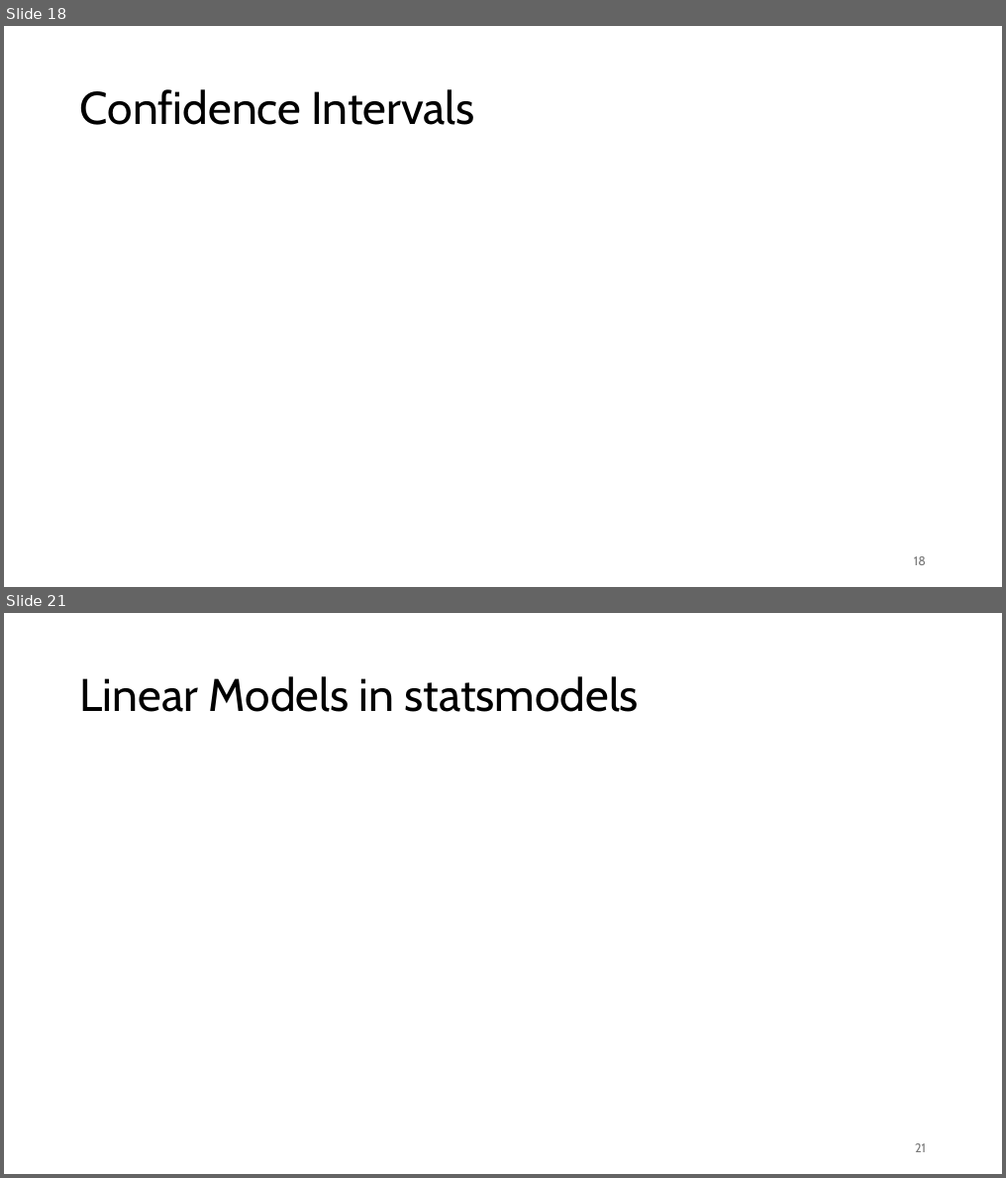
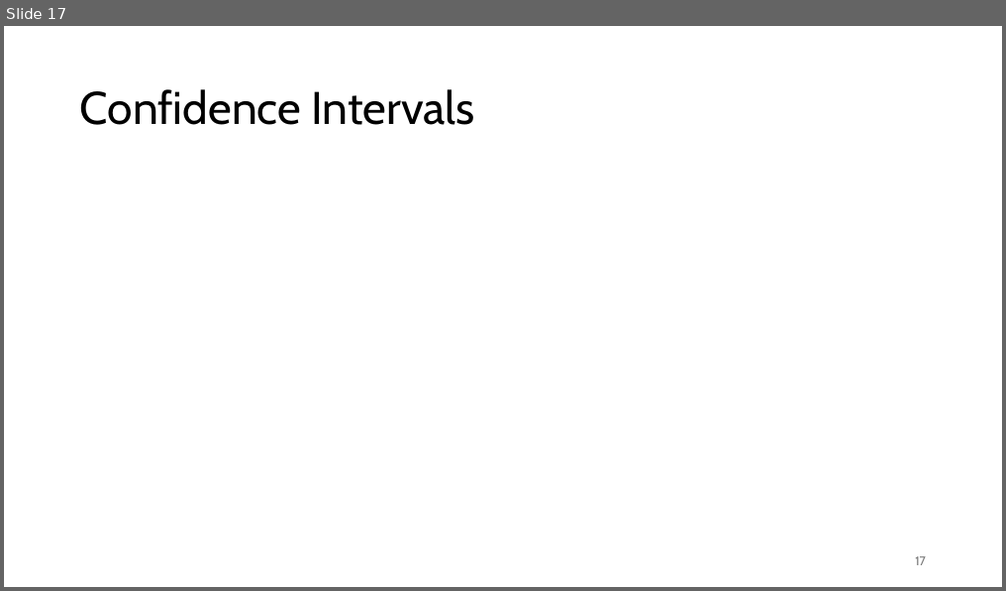
Before and after one commit to FelixWick/data_science, a slide deck: slides/4_statistical_inference.pptx. Shown one above the other, each under a label of ours: slides 18 and 21 before the commit, slide 17 after it; the slides between them are not shown. The pictures are 1006x1178 and 1006x591 pixels, drawn with LibreOffice and Linux fonts; fonts in the diff are those of the drawing. Boxes give left, top, right and bottom in pixels: in the first picture for what was removed or moved away, otherwise in the second. Text is boxed around its words. In the diff, an @@ line names an element or a change of style, - is before the commit and + after.

```diff
--- a/slides/4_statistical_inference.pptx
+++ b/slides/4_statistical_inference.pptx
@@ slide 21 removed at (4, 613, 1002, 1174), background #FFFFFF @@
@@ title removed at (80, 676, 639, 712) @@
-Linear Models in statsmodels
@@ page number removed at (915, 1144, 926, 1153) @@
-21
@@ what was slide 18 is now slide 17 @@
@@ page number at (915, 557, 926, 566): text changed @@
-18
+17
```
Also in this commit, not shown: 2 slides changed, 4 other slides removed, 13 other files.
